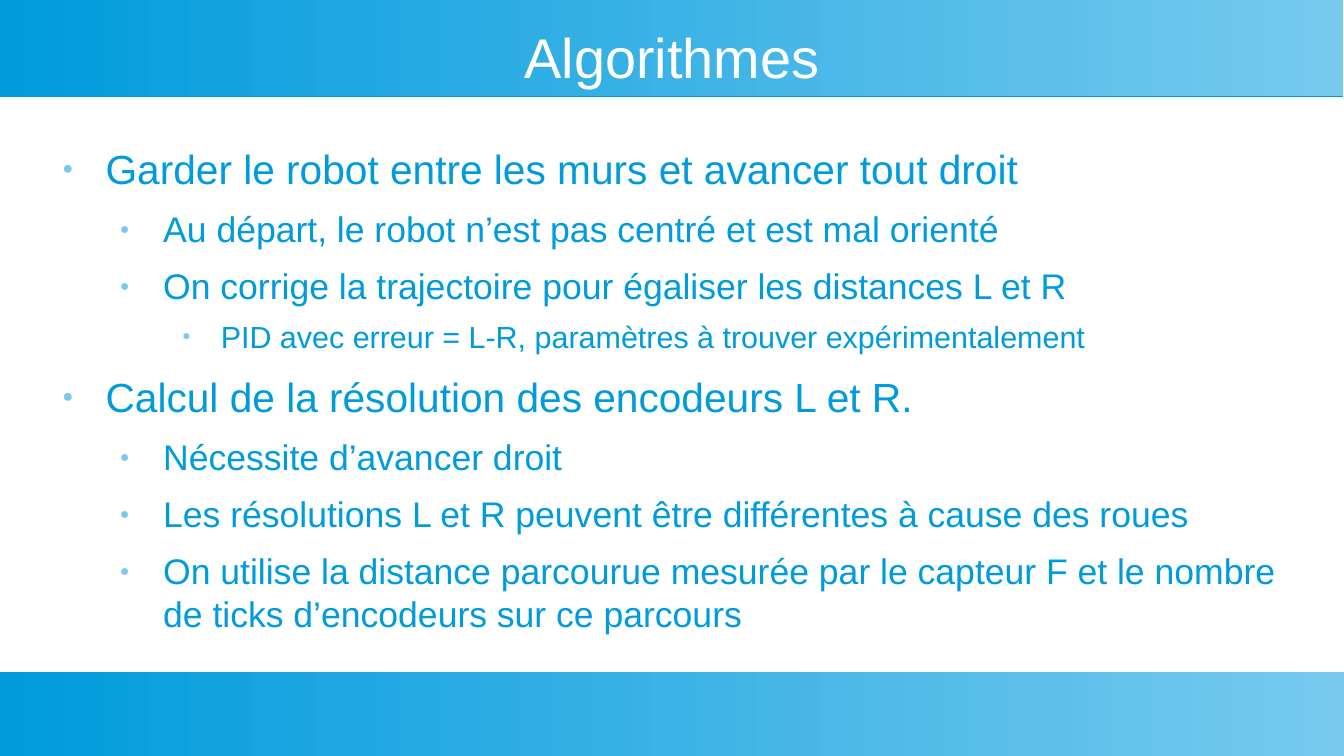
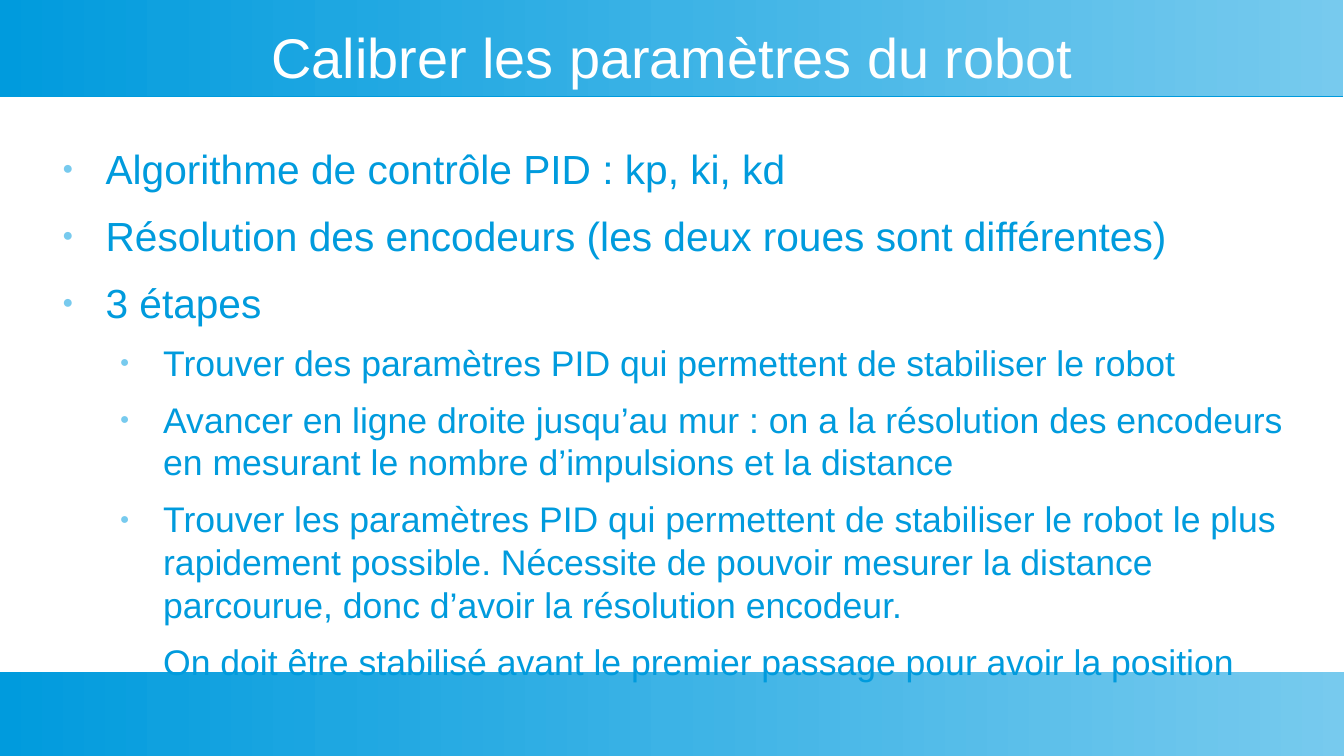
Before and after one commit to LaFabrickMassy/Projet-Fablab, a slide deck: slide 8 of Robotique/Micromouse/Micromouse.odp (slide 7 before the commit). Drawn at 1344x756 pixels with LibreOffice and Linux fonts; fonts in the diff are those of the drawing. Boxes give left, top, right and bottom in pixels: in the first picture for what was removed or moved away, otherwise in the second. Text is boxed around its words. In the diff, an @@ line names an element or a change of style, - is before the commit and + after.

```diff
--- a/Robotique/Micromouse/Micromouse.odp
+++ b/Robotique/Micromouse/Micromouse.odp
@@ title at <box>271,37,1072,88</box>: text changed @@
-Algorithmes
+Calibrer les paramètres du robot
@@ text at <box>106,154,1282,682</box>: text changed @@
-● Garder le robot entre les murs et avancer tout droit
-  ● Au départ, le robot n’est pas centré et est mal orienté
-  ● On corrige la trajectoire pour égaliser les distances L et R
-    ● PID avec erreur = L-R, paramètres à trouver expérimentalement
-● Calcul de la résolution des encodeurs L et R.
-  ● Nécessite d’avancer droit
-  ● Les résolutions L et R peuvent être différentes à cause des roues
-  ● On utilise la distance parcourue mesurée par le capteur F et le nombre de ticks d’encodeurs sur ce parcours
+● Algorithme de contrôle PID : kp, ki, kd
+● Résolution des encodeurs (les deux roues sont différentes)
+● 3 étapes
+  ● Trouver des paramètres PID qui permettent de stabiliser le robot
+  ● Avancer en ligne droite jusqu’au mur : on a la résolution des encodeurs en mesurant le nombre d’impulsions et la distance
+  ● Trouver les paramètres PID qui permettent de stabiliser le robot le plus rapidement possible. Nécessite de pouvoir mesurer la distance parcourue, donc d’avoir la résolution encodeur.
+  On doit être stabilisé avant le premier passage pour avoir la position
```
Also in this commit, not shown: 2 other slides changed, 3 slides added.
